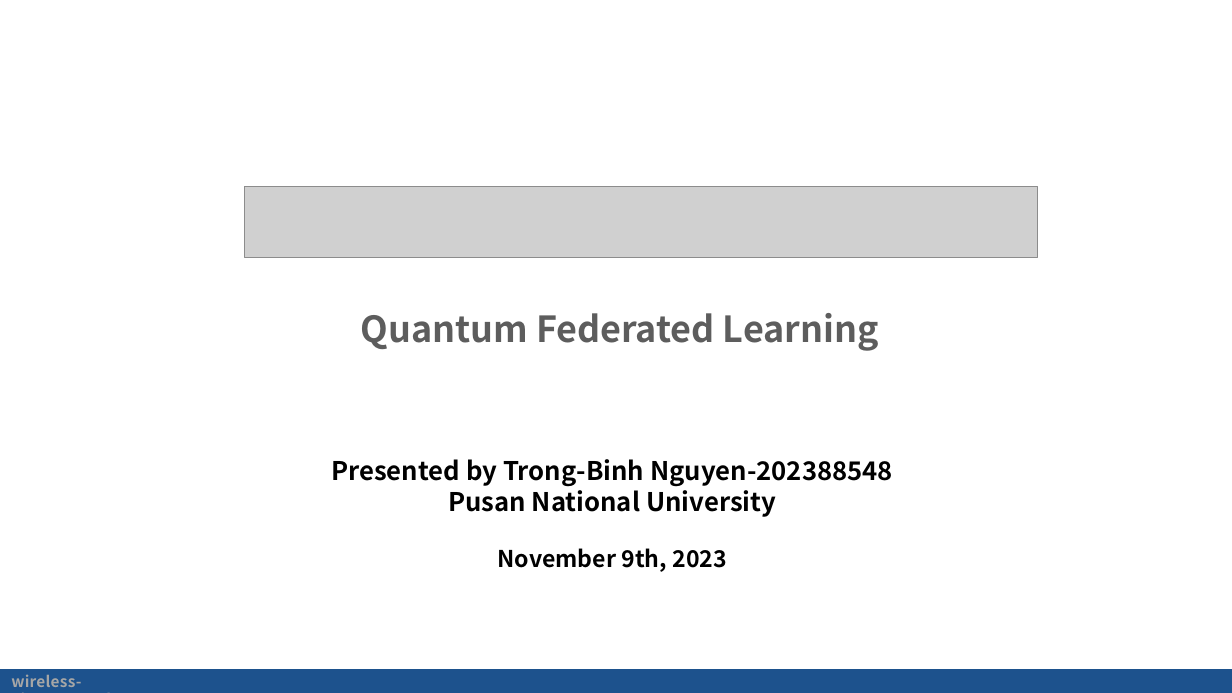
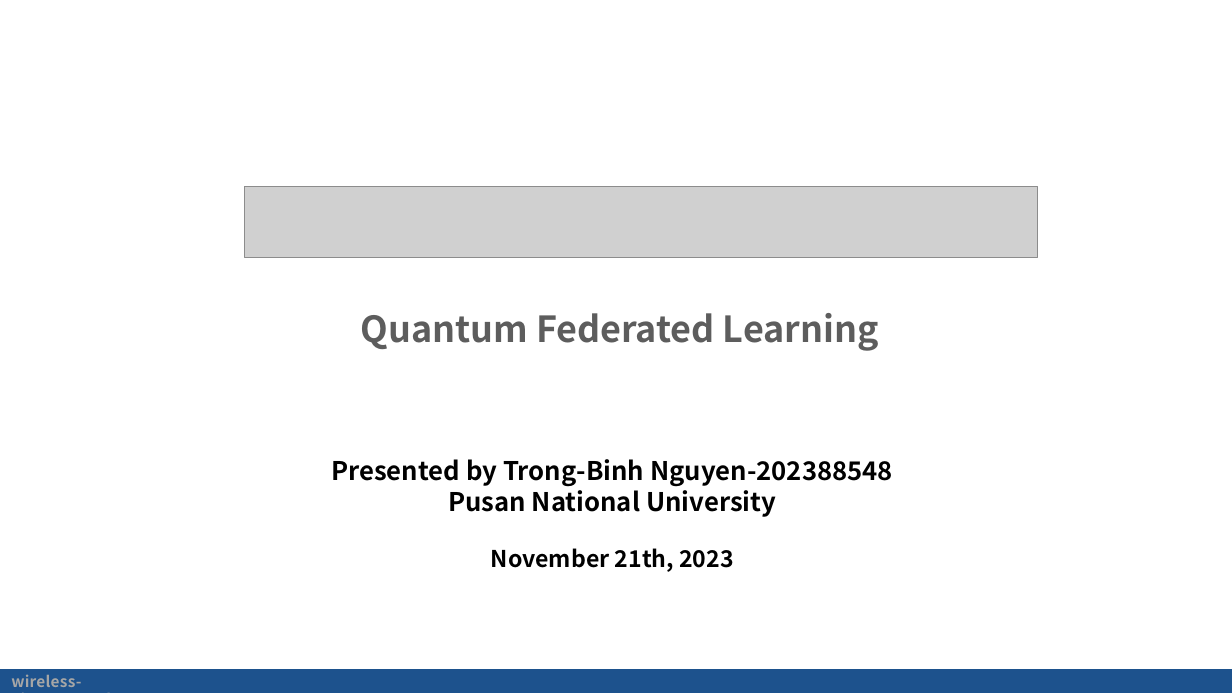
Before and after one commit to BINH2702/QFL-Present, a slide deck: slide 1 of Federated Learning- Nguyen Trong Binh (2).pptx. Drawn at 1232x693 pixels with LibreOffice and Linux fonts; fonts in the diff are those of the drawing; grey boxes stand for pictures; background and template pictures are left out. Boxes give left, top, right and bottom in pixels: in the first picture for what was removed or moved away, otherwise in the second. Text is boxed around its words. In the diff, an @@ line names an element or a change of style, - is before the commit and + after.

```diff
--- a/Federated Learning- Nguyen Trong Binh (2).pptx
+++ b/Federated Learning- Nguyen Trong Binh (2).pptx
@@ text at (x1=491, y1=548, x2=733, y2=572): text changed @@
-November 9th, 2023
+November 21th, 2023
```
Also in this commit, not shown: 1 other slide changed, 1 slide added.
